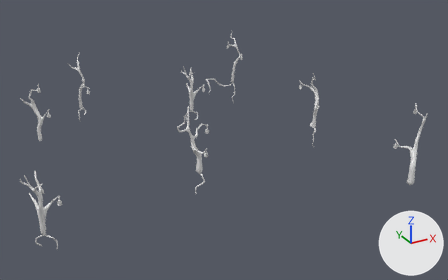
Two versions of the FBX model Progetto_SVG/Assets/Assets/Models/MazeTrees.fbx, one commit apart.
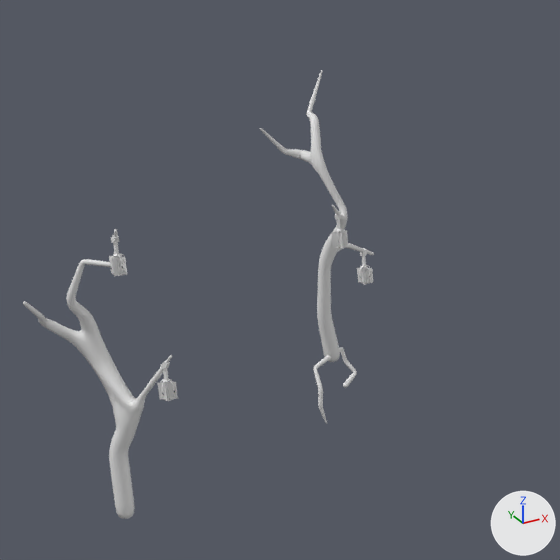
Old and new are each drawn whole from a camera (50 mm lens) standing at (-42.2, -103.4, 55.0) and looking at (11.6, -5.7, 6.1) and again close up on the part from 3% to 28% of the width and 13% to 53% of the height. The axes (+X, +Y, +Z) are drawn at lower right. The lights are the same throughout. Where no turn or scale is listed for an object, it has been applied to the vertices.

Objects in the first close-up: 'Lantern', 'LanternFire', 'Roots', 'Trees'.
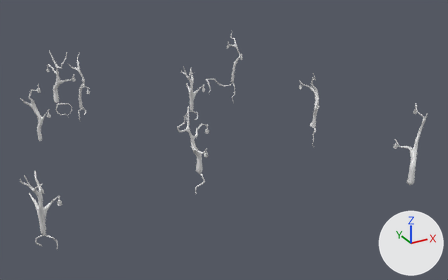
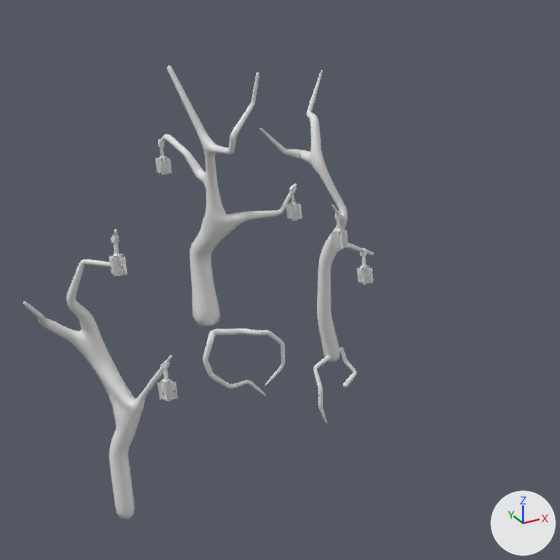
What changed in the scene script:
```text
Change me_rootmesh_001:
    used by ob_roots; location = (0.0, 0.0, 0.0)
    remove me_rootmesh_001.from_pydata(...)  # 5228 vertices, 5216 faces; spans x -28.9..34.0, y -22.6..28.9, z -0.4..6.7
    add me_rootmesh_001.from_pydata(...)  # 6102 vertices, 6088 faces; spans x -28.9..34.0, y -22.6..34.0, z -0.4..6.7
    me_rootmesh_001 part 1: a new loose piece of 874 vertices spanning x -11.4..-7.5, y 33.0..34.0, z 1.4..4.9
Change me_cube_001:
    where me_cube_001.from_pydata(...)  # 4160 vertices, 4000 faces; spans x -27.9..35.8, y -31.4..28.1, z 8.0..17.4
    used by ob_lantern; location = (0.0, 0.0, 0.0)
    me_cube_001 part 3: the loose piece of 36 vertices spanning x -5.1..-4.7, y 27.6..27.9, z 8.0..9.7 is copied, and the copy is moved by (-1.7, 4.8, 1.9); it spans x -6.7..-6.4, y 32.5..32.7, z 9.9..11.6
    me_cube_001 part 4: the loose piece of 36 vertices spanning x -6.9..-6.6, y 24.6..25.0, z 10.9..12.6 is copied, and the copy is moved by (-4.5, 12.4, 0.6); it spans x -11.4..-11.1, y 37.0..37.4, z 11.5..13.2
Change me_plane_008:
    where me_plane_008.from_pydata(...)  # 128 vertices, 32 faces; spans x -28.0..35.8, y -31.4..28.1, z 8.1..16.5
    used by ob_lanternfire; location = (0.0, 0.0, 0.0)
    me_plane_008 part 5: the loose piece of 4 vertices spanning x -5.2..-4.7, y 27.6..28.0, z 8.1..8.8 is copied, and the copy is moved by (-1.7, 4.8, 1.9); it spans x -6.9..-6.3, y 32.4..32.8, z 10.0..10.7
    me_plane_008 part 6: the loose piece of 4 vertices spanning x -5.2..-4.7, y 27.6..28.0, z 8.1..8.8 is copied, and the copy is moved by (-6.3, 9.4, 3.5); it spans x -11.5..-11.0, y 37.0..37.4, z 11.6..12.3
Change me_treesmesh_001:
    where me_treesmesh_001.from_pydata(...)  # 10810 vertices, 10792 faces; spans x -29.9..36.5, y -37.2..29.1, z 4.7..18.0
    used by ob_trees; location = (0.0, 0.0, 0.0)
    me_treesmesh_001 part 2: the loose piece of 1412 vertices spanning x -3.0..4.8, y -18.5..-12.4, z 4.8..17.9 is copied, and the copy is turned 75.1 degrees about the z axis through its middle, then moved by (-10.3, 48.4, 0.0); it spans x -11.5..-6.4, y 29.1..37.5, z 4.8..17.9
```

Changed parts and their boxes [x1, y1, x2, y2] in the close-ups (560 x 560 px):
'Trees', reshaped
    before: [23, 70, 374, 519]
    after: [23, 66, 374, 519]
'Roots', reshaped
    before: [313, 347, 357, 424]
    after: [203, 328, 357, 424]
'LanternFire', reshaped
    before: [109, 230, 373, 401]
    after: [109, 158, 373, 401]
'Lantern', reshaped
    before: [110, 211, 371, 401]
    after: [110, 139, 371, 401]
part 1 of me_rootmesh_001, added
    after: [203, 328, 285, 396]
part 2 of me_treesmesh_001, added
    after: [160, 66, 297, 326]
part 3 of me_cube_001, added
    after: [289, 185, 297, 221]
part 4 of me_cube_001, added
    after: [158, 139, 167, 175]
part 5 of me_plane_008, added
    after: [286, 204, 302, 219]
part 6 of me_plane_008, added
    after: [155, 158, 172, 173]
